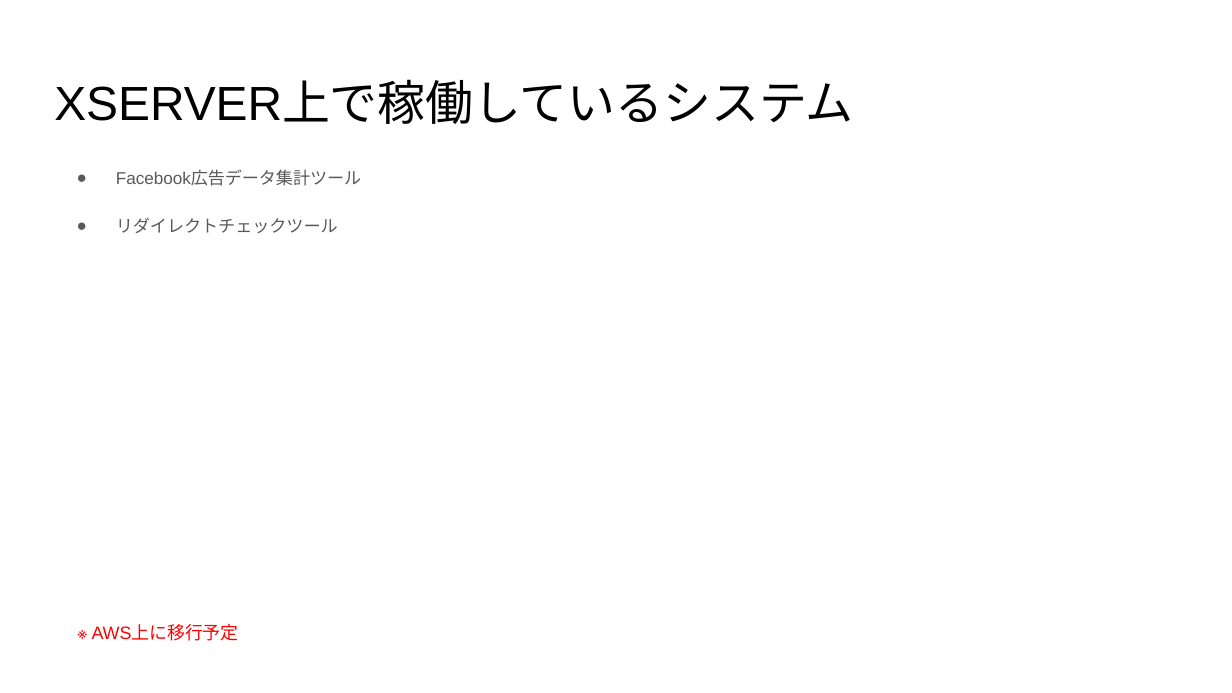
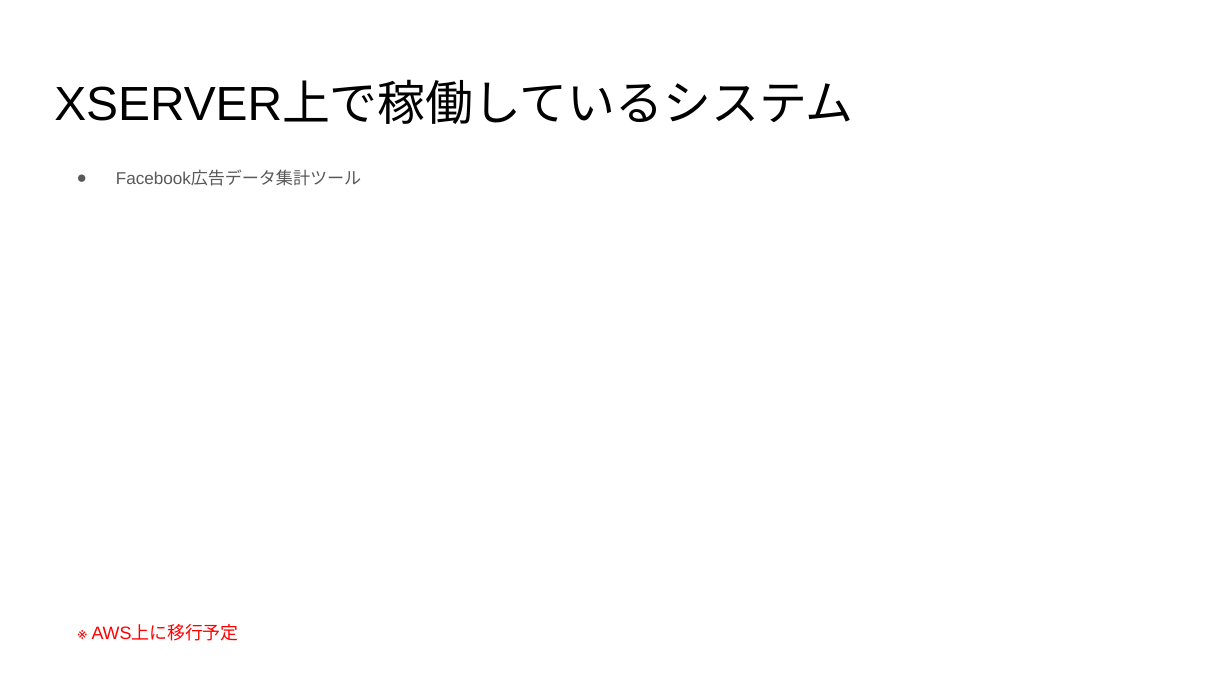
Before and after one commit to prime-x-co-ltd/px-overview, a slide deck: slide 12 of docs/aws/aws-自社開発システム構成図.pptx (slide 13 before the commit). Drawn at 1232x693 pixels with LibreOffice and Linux fonts; fonts in the diff are those of the drawing. Boxes give left, top, right and bottom in pixels: in the first picture for what was removed or moved away, otherwise in the second. Text is boxed around its words. In the diff, an @@ line names an element or a change of style, - is before the commit and + after.

```diff
--- a/docs/aws/aws-自社開発システム構成図.pptx
+++ b/docs/aws/aws-自社開発システム構成図.pptx
@@ text at <box>116,217,338,233</box>: paragraph removed @@
-● リダイレクトチェックツール
```
Also in this commit, not shown: 12 other slides changed, 2 slides removed, 2 other files.
